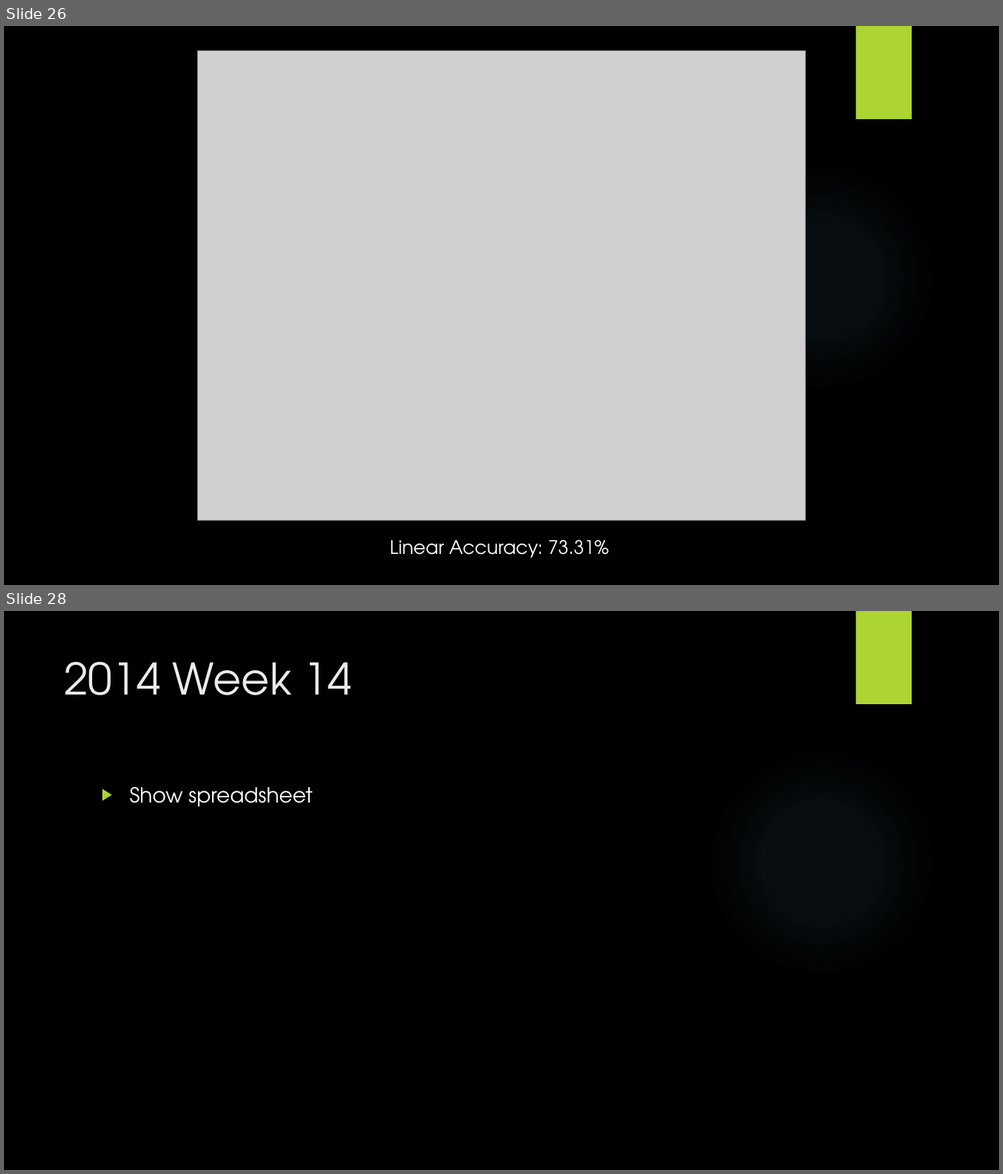
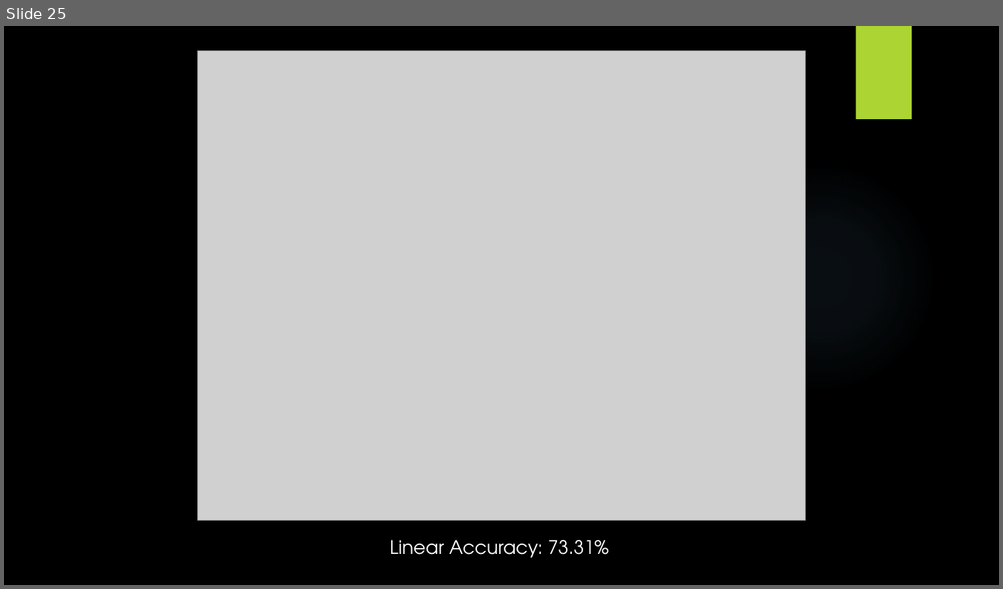
Before and after one commit to codyhock/Senior-Project, a slide deck: CHOCKfinal.pptx. Shown one above the other, each under a label of ours: slides 26 and 28 before the commit, slide 25 after it; the slides between them are not shown. The pictures are 1003x1174 and 1003x589 pixels, drawn with LibreOffice and Linux fonts; fonts in the diff are those of the drawing; grey boxes stand for pictures; background and template pictures are left out. Boxes give left, top, right and bottom in pixels: in the first picture for what was removed or moved away, otherwise in the second. Text is boxed around its words. In the diff, an @@ line names an element or a change of style, - is before the commit and + after.

Commit message:
for week 15 in presentation

```diff
--- a/CHOCKfinal.pptx
+++ b/CHOCKfinal.pptx
@@ slide 28 removed at [4, 611, 999, 1170], background picture (left out); not listed: 2 template elements that a slide beside it also shows @@
@@ title removed at [64, 661, 352, 695] @@
-2014 Week 14
@@ text removed at [130, 787, 312, 807] @@
-▶ Show spreadsheet
@@ what was slide 26 is now slide 25 @@
```
Also in this commit, not shown: 7 slides changed, 4 slides added, 3 other slides removed, 2 other files.
